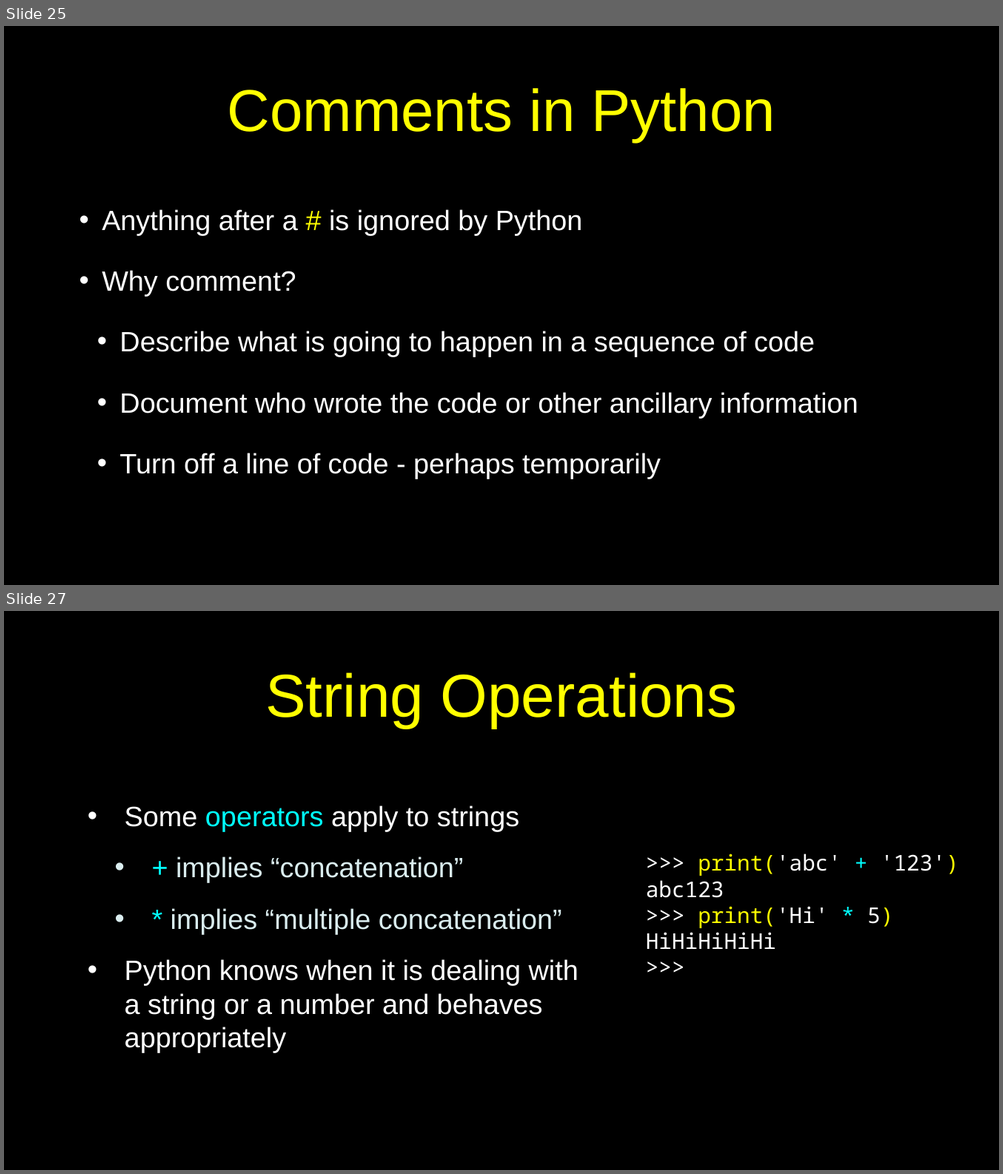
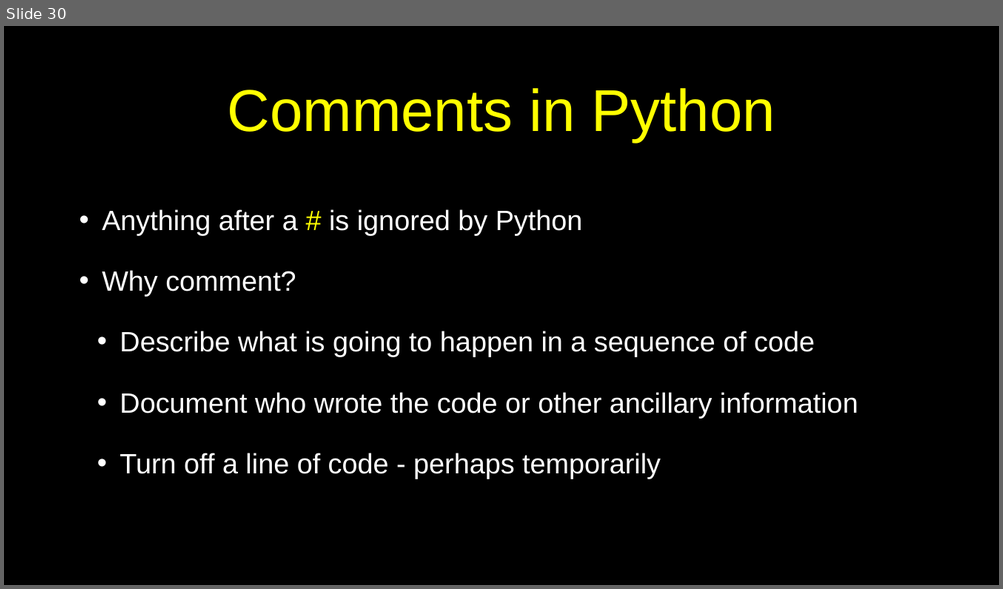
Before and after one commit to csev/py4e, a slide deck: lectures3/Pythonlearn-02-Expressions.pptx. Shown one above the other, each under a label of ours: slides 25 and 27 before the commit, slide 30 after it; the slides between them are not shown. The pictures are 1003x1174 and 1003x589 pixels, drawn with LibreOffice and Linux fonts; fonts in the diff are those of the drawing. Boxes give left, top, right and bottom in pixels: in the first picture for what was removed or moved away, otherwise in the second. Text is boxed around its words. In the diff, an @@ line names an element or a change of style, - is before the commit and + after.

```diff
--- a/lectures3/Pythonlearn-02-Expressions.pptx
+++ b/lectures3/Pythonlearn-02-Expressions.pptx
@@ slide 27 removed at [4, 611, 999, 1170], background #000000; not listed: 1 template element that a slide beside it also shows @@
@@ title removed at [265, 672, 737, 727] @@
-String Operations
@@ text removed at [125, 806, 578, 1053] @@
-• Some operators apply to strings
-  • + implies “concatenation”
-  • * implies “multiple concatenation”
-• Python knows when it is dealing with a string or a number and behaves appropriately
@@ text removed at [646, 854, 959, 949] @@
->>> print('abc' + '123')
-abc123
->>> print('Hi' * 5)
-HiHiHiHiHi
->>>
@@ what was slide 25 is now slide 30 @@
```
Also in this commit, not shown: 18 slides changed, 1 slide added.
